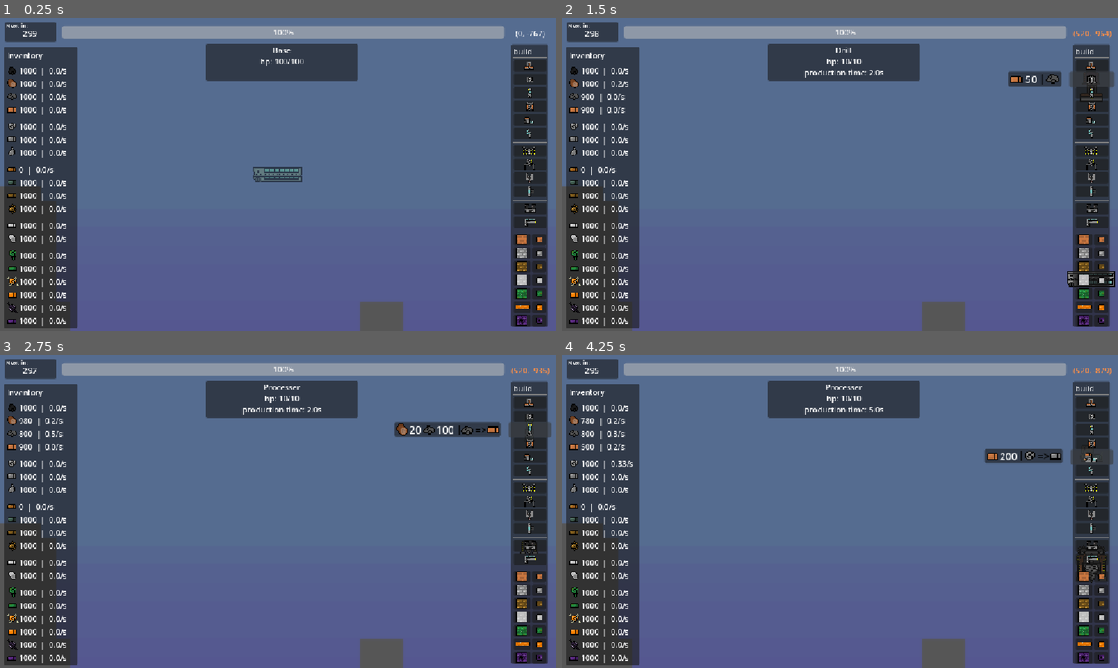
Above: before the commit, frames 1-4 (two rows, left to right).
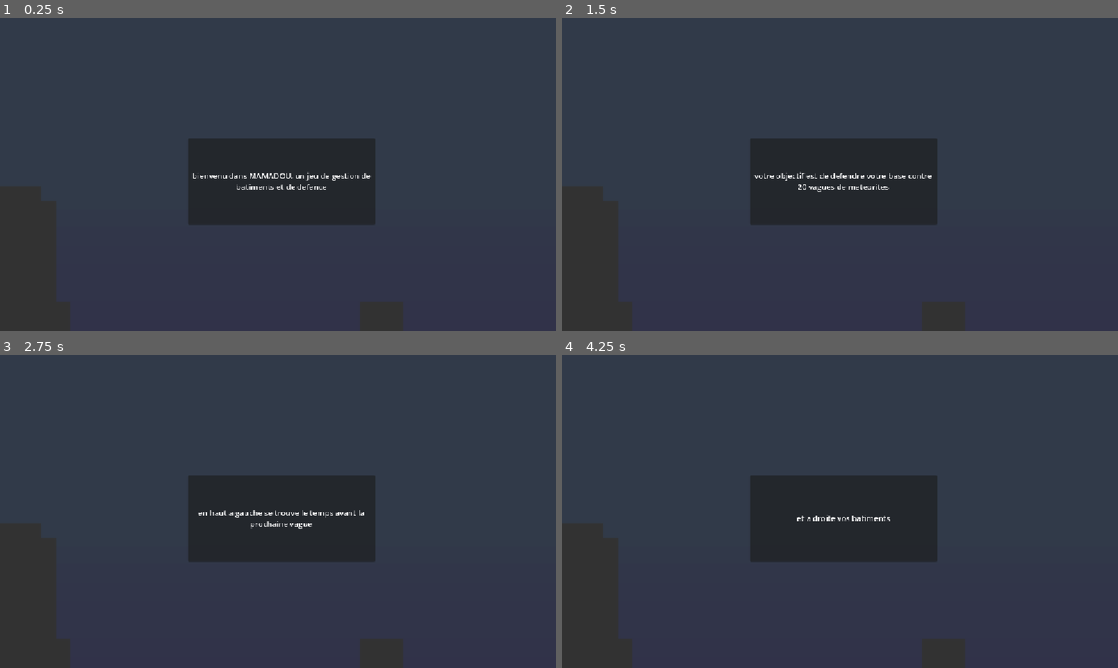
Above: after the commit, the same moments.

Repository: lucasbou-upsider/Indie-jam
Game: Godot game, scene res://scene/world.tscn
The game is run twice, just before and just after one commit, with the same random seed, the same clock (stepped at 60 frames per second) and the same inputs.
Inputs (mouse positions are in pixels of both pictures, inside the frame that each line leads up to):
- Up to frame 1 (0.25 s): no input
- Up to frame 2 (1.5 s): click (1090, 64) at 0.52 s; click (1090, 80) at 1.27 s
- Up to frame 3 (2.75 s): click (528, 430) at 2.02 s
- Up to frame 4 (4.25 s): click (1090, 442) at 2.77 s; click (1090, 458) at 3.52 s

The runs differ from the first frame. In frame 1, 84% of the frame differs, in the area x 0-100%, y 0-100%; in frame 2, 84%; in frame 3, 83%; in frame 4, 84%.

Commit message:
bruuuh bruuuh patatatattatapim

Diff:
--- /dev/null
+++ b/scene/title_screen.gd
@@ -0,0 +1,15 @@
+extends Control
+
+
+# Called when the node enters the scene tree for the first time.
+func _ready() -> void:
+	pass # Replace with function body.
+
+
+# Called every frame. 'delta' is the elapsed time since the previous frame.
+func _process(delta: float) -> void:
+	pass
+
+
+func _on_button_pressed() -> void:
+	get_tree().change_scene_to_file("res://scene/world.tscn")
--- a/scene/title_screen.tscn
+++ b/scene/title_screen.tscn
@@ -2,6 +2,7 @@
 
 [ext_resource type="Texture2D" uid="uid://ch4doomrpk4ig" path="res://sprite/New_Piskel_8.png" id="1_0ctqs"]
 [ext_resource type="Texture2D" uid="uid://cy17dfxv5f6wn" path="res://sprite/New_Piskel_5_4.png" id="1_j6oad"]
+[ext_resource type="Script" uid="uid://be7coegltx84u" path="res://scene/title_screen.gd" id="1_k01l3"]
 [ext_resource type="Texture2D" uid="uid://h06bgpm8ppos" path="res://sprite/New_Piskel_9.png" id="2_rbyiy"]
 [ext_resource type="Texture2D" uid="uid://i5qxi8a07d4s" path="res://sprite/New_Piskel_14.png" id="2_ulgj7"]
 [ext_resource type="Texture2D" uid="uid://cw3c07xmosxg5" path="res://sprite/New_Piskel_15.png" id="3_gh7ws"]
@@ -306,6 +307,7 @@
 anchor_bottom = 1.0
 grow_horizontal = 2
 grow_vertical = 2
+script = ExtResource("1_k01l3")
 
 [node name="background" type="Node2D" parent="." unique_id=101055755]
 position = Vector2(583, 625)
@@ -569,3 +571,5 @@
 texture = ExtResource("15_kgdf7")
 region_enabled = true
 region_rect = Rect2(15.811607, 114.26218, 14.630672, 13.673515)
+
+[connection signal="pressed" from="panel/Button" to="." method="_on_button_pressed"]
--- /dev/null
+++ b/scene/tuto.gd
@@ -0,0 +1,40 @@
+extends Control
+
+@onready var progress_bar: ProgressBar = $"../Interface/ProgressBar"
+@onready var panel_construction: Panel = $"../Interface/Panel_construction"
+@onready var coordoné: Label = $"../Interface/Coordoné"
+@onready var panel_inventaire: Panel = $"../Interface/Panel_inventaire"
+@onready var panel_vague: Panel = $"../Interface/Panel_vague"
+@onready var rich_text_tuto_label: RichTextLabel = $CanvasLayer/Panel/RichTextTutoLabel
+
+
+var phrases = [
+	"bienvenu dans MAMADOU, un jeu de gestion de batiments et de defence",
+	"voici les bases du jeu...",
+	"votre objectif est de defendre votre base contre 20 vagues de meteorites",
+	"en haut a gauche se trouve le temps avant la prochaine vague",
+	"a gauche vous pouvez voir votre prodution",
+	"et a droite vos batiments",
+	"chaque batimens est affecté par la physique et coute des minerais pour etre construit, et en echange en produit d'autre",
+	"placez les bien car certain batiments on des specificités de placement pour fonctionner",
+	"plus le batiments est proche du centre, plus il est performant",
+	"pour finir, le jeu est divisé en 4 phases augmentant chacun la difficulté des meteorites mais aussi debloquant de nouveau craft",
+	"bonne chance !"
+]
+
+var numero_phrase = 0
+func _ready() -> void:
+	progress_bar.visible = false
+	panel_construction.visible = false
+	coordoné.visible = false
+	panel_inventaire.visible = false
+	panel_vague.visible = false
+	rich_text_tuto_label.text = phrases[0]
+
+# Called every frame. 'delta' is the elapsed time since the previous frame.
+func _process(delta: float) -> void:
+	rich_text_tuto_label.text = phrases[numero_phrase]
+
+func _input(event: InputEvent) -> void:
+	if event.is_action_pressed("click droit") or event.is_action_pressed("click gauche"):
+		numero_phrase += 1
--- a/scene/vague.gd
+++ b/scene/vague.gd
@@ -3,7 +3,7 @@
 
 
 @onready var vague_timer: Timer = $vague_Timer
-@onready var label_time_left: Label = $"../Interface/Panel_vague/time_left"
+@onready var label_time_left: RichTextLabel = $"../Interface/Panel_vague/time_left"
 @warning_ignore("shadowed_global_identifier") @onready var kayou_spawn: Node2D = $"../kayou_spawn"
 
 var vague_number = 0
@@ -13,7 +13,15 @@
 	vague_timer.start()
 
 func _process(_delta: float) -> void:
-	label_time_left.text = str(int(vague_timer.time_left))
+	if vague_timer.time_left <= 50:
+		label_time_left.text = "[shake rate=15 level=7]" + str(int(vague_timer.time_left))
+		label_time_left.self_modulate = Color(0.869, 0.0, 0.09)
+	elif vague_timer.time_left <= 100:
+		label_time_left.text = "[shake rate=10 level=4]" + str(int(vague_timer.time_left))
+		label_time_left.self_modulate = Color(1.0, 0.476, 0.428)
+	elif vague_timer.time_left > 100:
+		label_time_left.text = str(int(vague_timer.time_left))
+		label_time_left.self_modulate = Color(1.0, 1.0, 1.0)
 
 func _on_vague_timer_timeout() -> void:
 	print("vague de " + str(nbr_meteorite[vague_number%nbr_meteorite.size()]) + " meteorites ")
--- a/scene/world.gd
+++ b/scene/world.gd
@@ -46,7 +46,7 @@
 func _ready() -> void:
 	tool_tip.get_parent().visible = false
 	tool_tip.get_parent().offset_transform_position = Vector2(0, -100)
-	add_child(BASE.instantiate())
+
 
 
 func _process(_delta: float) -> void:
--- a/scene/world.tscn
+++ b/scene/world.tscn
@@ -1,6 +1,7 @@
 [gd_scene format=4 uid="uid://cicrbxdj73ek4"]
 
 [ext_resource type="Script" uid="uid://dy7qnufb0wjm5" path="res://scene/world.gd" id="1_txmk2"]
+[ext_resource type="Script" uid="uid://bmecwcdi43tb2" path="res://scene/tuto.gd" id="2_mr18f"]
 [ext_resource type="Script" uid="uid://xf8stc6u11am" path="res://scene/ennemie/kayou_spawn.gd" id="2_w4qq1"]
 [ext_resource type="Texture2D" uid="uid://ch4doomrpk4ig" path="res://sprite/New_Piskel_8.png" id="3_hcb8y"]
 [ext_resource type="Script" uid="uid://diaijbum1epva" path="res://scene/panel_inventaire.gd" id="4_emkrx"]
@@ -120,6 +121,35 @@
 [node name="world" type="Node2D" unique_id=1481596678]
 script = ExtResource("1_txmk2")
 
+[node name="Tuto" type="Control" parent="." unique_id=1505618951]
+layout_mode = 3
+anchors_preset = 0
+offset_right = 40.0
+offset_bottom = 40.0
+script = ExtResource("2_mr18f")
+
+[node name="CanvasLayer" type="CanvasLayer" parent="Tuto" unique_id=618716233]
+
+[node name="fond" type="Panel" parent="Tuto/CanvasLayer" unique_id=1528507372]
+offset_left = -64.34155
+offset_top = -23.568237
+offset_right = 1231.8018
+offset_bottom = 668.083
+
+[node name="Panel" type="Panel" parent="Tuto/CanvasLayer" unique_id=2055190334]
+offset_left = 389.147
+offset_top = 248.66808
+offset_right = 777.711
+offset_bottom = 427.56308
+
+[node name="RichTextTutoLabel" type="RichTextLabel" parent="Tuto/CanvasLayer/Panel" unique_id=1928091959]
+layout_mode = 0
+offset_right = 388.69998
+offset_bottom = 177.49998
+text = "Qiusjdoiqjsoidj"
+horizontal_alignment = 1
+vertical_alignment = 1
+
 [node name="background" type="Node2D" parent="." unique_id=1059103624]
 
 [node name="NewPiskel8" type="Sprite2D" parent="background" unique_id=648332481]
@@ -178,7 +208,7 @@
 script = ExtResource("6_1402k")
 
 [node name="vague_Timer" type="Timer" parent="Vague" unique_id=1662032850]
-wait_time = 300.0
+wait_time = 105.0
 one_shot = true
 
 [node name="foret" type="Node2D" parent="." unique_id=985605416]
@@ -2638,21 +2668,22 @@
 
 [node name="Label" type="Label" parent="Interface/Panel_vague" unique_id=1601783898]
 layout_mode = 0
-offset_left = 1.7113571
-offset_top = -0.6091528
-offset_right = 39.711357
-offset_bottom = 13.390847
+offset_left = -7.635235
+offset_top = -34.802124
+offset_right = 78.36476
+offset_bottom = -17.802124
 theme_override_font_sizes/font_size = 12
-text = "Next in:"
-
-[node name="time_left" type="Label" parent="Interface/Panel_vague" unique_id=300910107]
-layout_mode = 0
-offset_left = -0.03490448
-offset_top = 10.805332
-offset_right = 105.3326
-offset_bottom = 34.805332
-theme_override_font_sizes/font_size = 17
-text = "  300"
+text = "Next vague in :"
+
+[node name="time_left" type="RichTextLabel" parent="Interface/Panel_vague" unique_id=1517474362]
+layout_mode = 0
+offset_left = 1.6825905
+offset_top = 3.1627407
+offset_right = 106.558716
+offset_bottom = 41.65856
+theme_override_font_sizes/normal_font_size = 25
+bbcode_enabled = true
+text = "300"
 horizontal_alignment = 1
 
 [node name="ToolTip" type="Panel" parent="Interface" unique_id=1269617451]
Not shown, added: scene/title_screen.gd.uid
Not shown, added: scene/tuto.gd.uid
